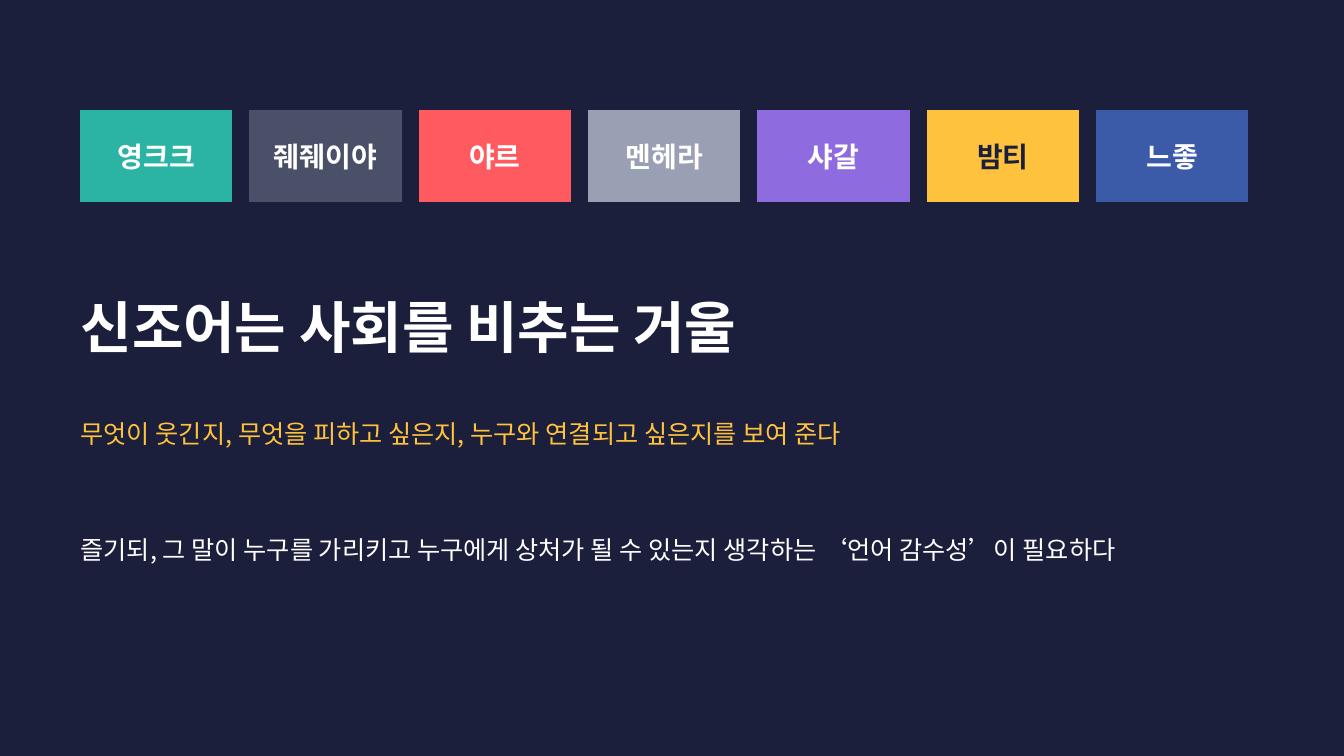
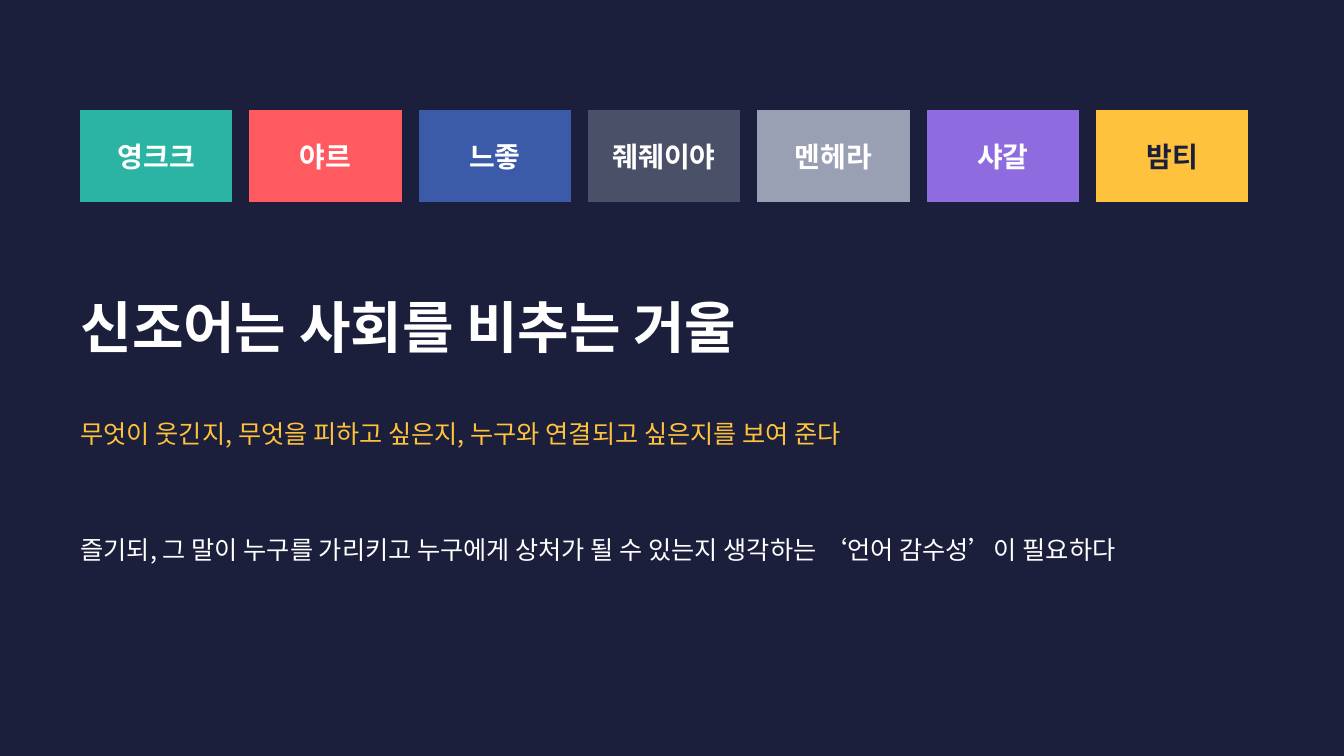
Before and after one commit to junseok7-cpu/hello, a slide deck: slide 28 of report/언어사회와문화_발표_새내기2회차.pptx (slide 24 before the commit). Drawn at 1344x756 pixels with LibreOffice and Linux fonts; fonts in the diff are those of the drawing. Boxes give left, top, right and bottom in pixels: in the first picture for what was removed or moved away, otherwise in the second. Text is boxed around its words. In the diff, an @@ line names an element or a change of style, - is before the commit and + after.

```diff
--- a/report/언어사회와문화_발표_새내기2회차.pptx
+++ b/report/언어사회와문화_발표_새내기2회차.pptx
@@ rectangle "야르" at [250, 111, 401, 202]: fill #4A5068 to #FF5A5F; outline #4A5068 0.75 pt to #FF5A5F 0.75 pt @@
@@ rectangle "느좋" at [419, 111, 571, 202]: fill #FF5A5F to #3B5BA9; outline #FF5A5F 0.75 pt to #3B5BA9 0.75 pt @@
@@ rectangle added at [589, 111, 740, 202], fill #4A5068, outline #4A5068 0.75 pt, 20 pt, text #FFFFFF, bold @@
+줴줴이야
@@ 3 rectangles: place and size @@
-3 rectangles at [589, 111, 1079, 202]
+3 rectangles at [758, 111, 1248, 202]
@@ rectangle removed at [1097, 111, 1248, 202] @@
-느좋
@@ text in rectangle at [300, 143, 352, 170]: text changed @@
-줴줴이야
+야르
@@ text in rectangle at [469, 144, 521, 170]: text changed @@
-야르
+느좋
```
Also in this commit, not shown: 14 other slides changed, 4 slides added, 3 other files.
